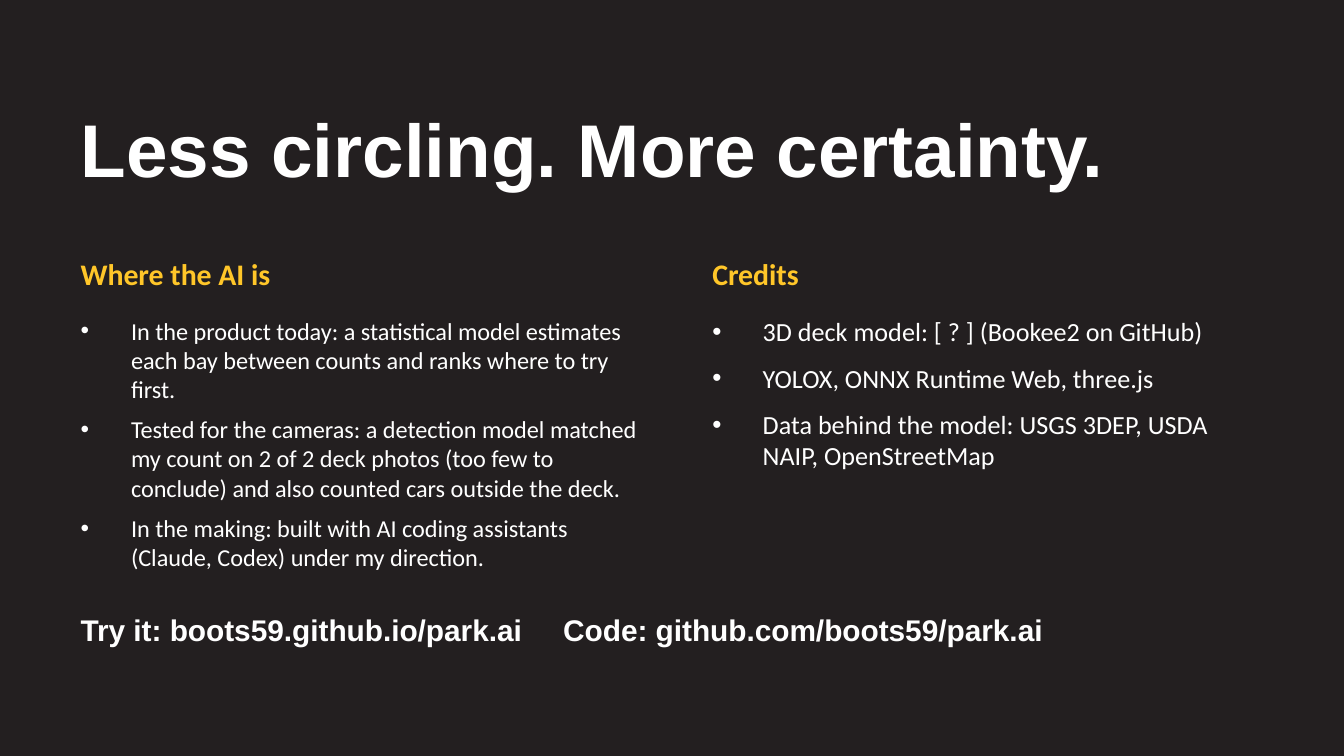
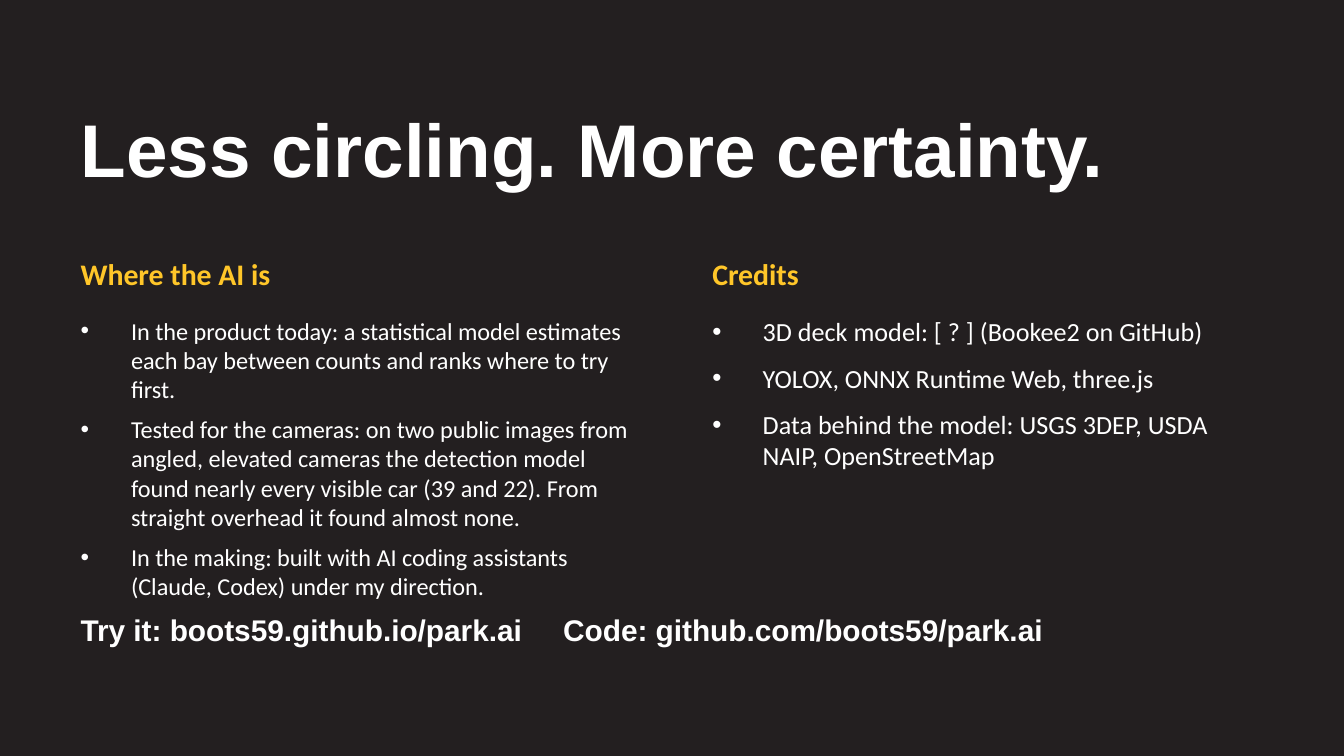
Before and after one commit to boots59/park.ai, a slide deck: slide 8 of submission/WEST-deck-pitch-DRAFT.pptx. Drawn at 1344x756 pixels with LibreOffice and Linux fonts; fonts in the diff are those of the drawing. Boxes give left, top, right and bottom in pixels: in the first picture for what was removed or moved away, otherwise in the second. Text is boxed around its words. In the diff, an @@ line names an element or a change of style, - is before the commit and + after.

```diff
--- a/submission/WEST-deck-pitch-DRAFT.pptx
+++ b/submission/WEST-deck-pitch-DRAFT.pptx
@@ text at (x1=131, y1=421, x2=628, y2=530): text changed @@
-• Tested for the cameras: a detection model matched my count on 2 of 2 deck photos (too few to conclude) and also counted cars outside the deck.
+• Tested for the cameras: on two public images from angled, elevated cameras the detection model found nearly every visible car (39 and 22). From straight overhead it found almost none.
```
Also in this commit, not shown: 2 other files.
